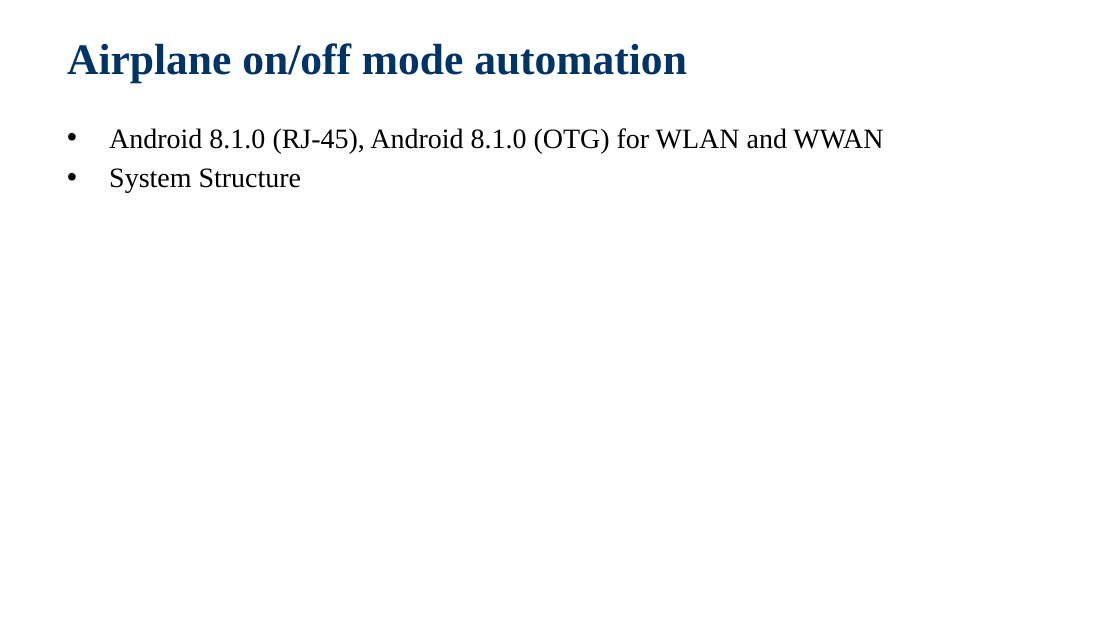
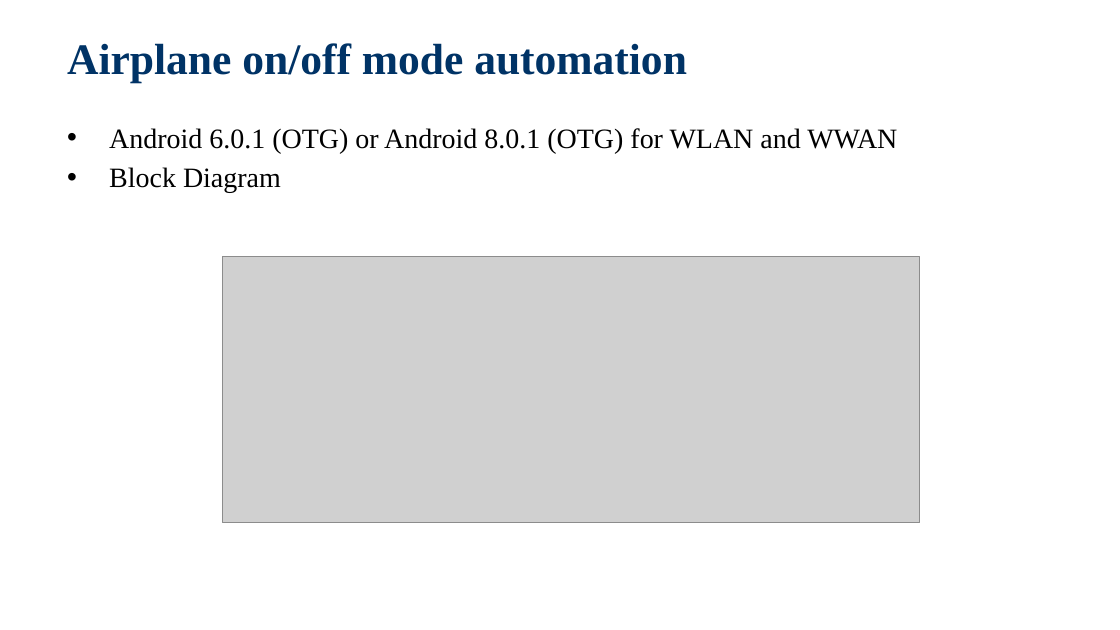
Before and after one commit to jackiejay888/automation, a slide deck: slide 19 of kpi/Test Automation_Demo.pptx (slide 18 before the commit). Drawn at 1120x630 pixels with LibreOffice and Linux fonts; fonts in the diff are those of the drawing; grey boxes stand for pictures; background and template pictures are left out. Boxes give left, top, right and bottom in pixels: in the first picture for what was removed or moved away, otherwise in the second. Text is boxed around its words. In the diff, an @@ line names an element or a change of style, - is before the commit and + after.

Commit message:
Finished the Test Automation_Demo

```diff
--- a/kpi/Test Automation_Demo.pptx
+++ b/kpi/Test Automation_Demo.pptx
@@ text at [109,128,897,193]: text changed @@
-  • Android 8.1.0 (RJ-45), Android 8.1.0 (OTG) for WLAN and WWAN
-  • System Structure
+  • Android 6.0.1 (OTG) or Android 8.0.1 (OTG) for WLAN and WWAN
+  • Block Diagram
@@ picture added at [222,256,920,523] @@
```
Also in this commit, not shown: 18 other slides changed, 3 slides added.
